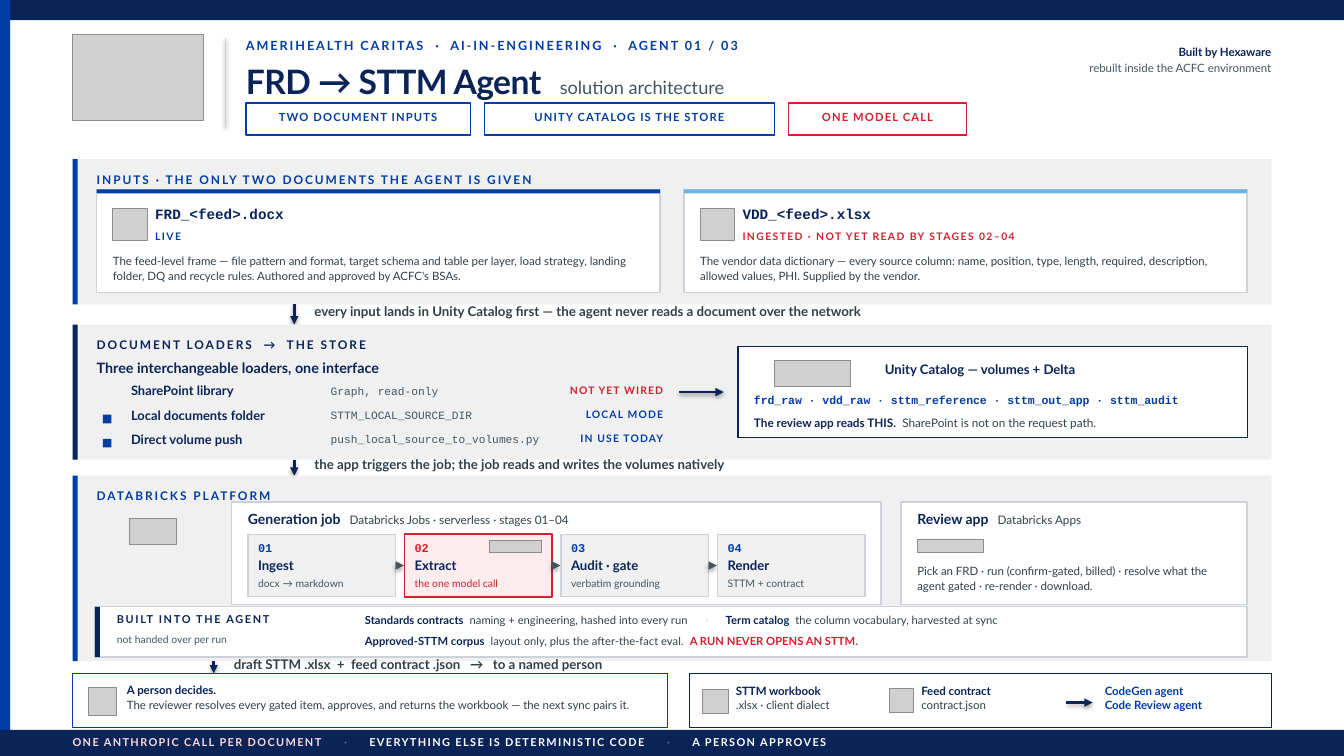
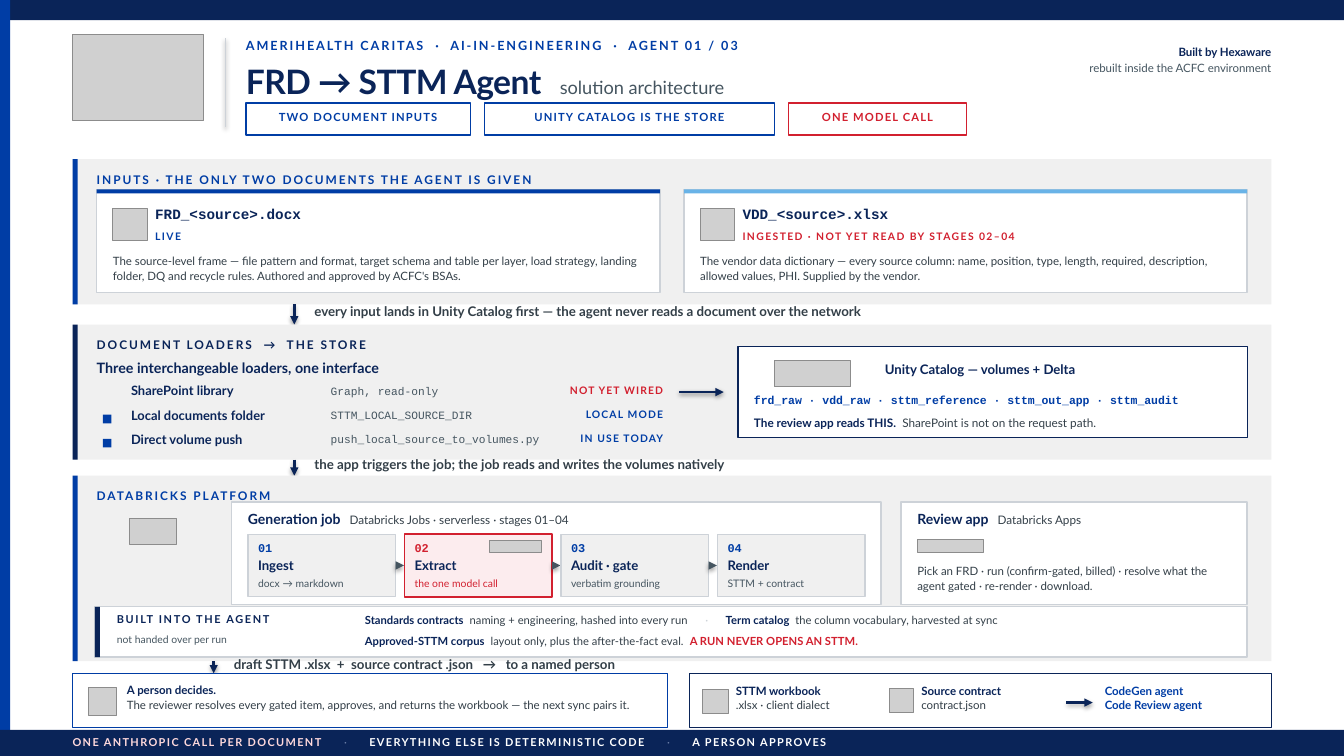
Before and after one commit to ArjunP4Hexaware/frd-to-sttm-agent-v2, a slide deck: slide 1 of context/FRD-to-STTM-Agent-Solution-Architecture.pptx. Drawn at 1344x756 pixels with LibreOffice and Linux fonts; fonts in the diff are those of the drawing; grey boxes stand for pictures; background and template pictures are left out. Boxes give left, top, right and bottom in pixels: in the first picture for what was removed or moved away, otherwise in the second. Text is boxed around its words. In the diff, an @@ line names an element or a change of style, - is before the commit and + after.

```diff
--- a/context/FRD-to-STTM-Agent-Solution-Architecture.pptx
+++ b/context/FRD-to-STTM-Agent-Solution-Architecture.pptx
@@ text at (155, 209, 301, 221): text changed @@
-FRD_<feed>.docx
+FRD_<source>.docx
@@ text at (743, 209, 889, 221): text changed @@
-VDD_<feed>.xlsx
+VDD_<source>.xlsx
@@ text at (113, 256, 637, 282): text changed @@
-The feed-level frame — file pattern and format, target schema and table per layer, load strategy, landing folder, DQ and recycle rules. Authored and approved by ACFC's BSAs.
+The source-level frame — file pattern and format, target schema and table per layer, load strategy, landing folder, DQ and recycle rules. Authored and approved by ACFC's BSAs.
@@ text at (234, 659, 616, 672): text changed @@
-draft STTM .xlsx + feed contract .json → to a named person
+draft STTM .xlsx + source contract .json → to a named person
@@ text at (921, 686, 1001, 695): text changed @@
-Feed contract
+Source contract
```
Also in this commit, not shown: 18 other files.
